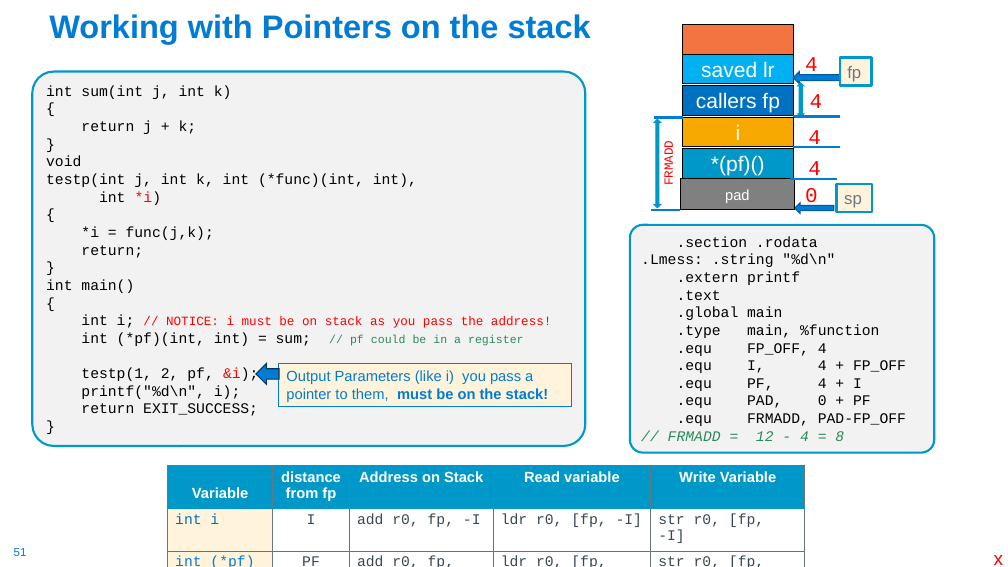
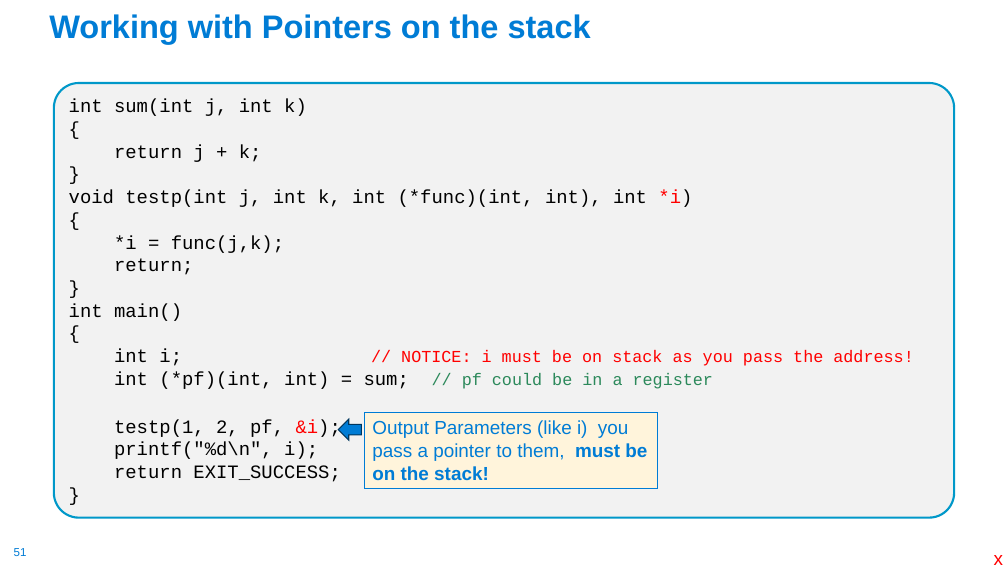
Before and after one commit to cse30-sp24/Muller-Slides, a slide deck: slide 51 of 07-Arm-Part4.pptx. Drawn at 1008x567 pixels with LibreOffice and Linux fonts; fonts in the diff are those of the drawing. Boxes give left, top, right and bottom in pixels: in the first picture for what was removed or moved away, otherwise in the second. Text is boxed around its words. In the diff, an @@ line names an element or a change of style, - is before the commit and + after.

```diff
--- a/07-Arm-Part4.pptx
+++ b/07-Arm-Part4.pptx
@@ group removed at [683,25,872,180]: 6 rectangles, 4 texts, 3 lines, 1 left arrow, 1 up down arrow @@
-saved lr
-callers fp
-4
-4
-i
-4
-*(pf)()
-4
-fp
@@ rounded rectangle "int sum(int j, int k)": place and size @@
-rounded rectangle "int sum(int j, int k)" at [33,72,585,446]
+rounded rectangle "int sum(int j, int k)" at [54,83,954,518]
@@ text in rounded rectangle at [69,99,913,482]: size 14 to 18 pt in "int sum(int j, int k)", "{", "return j + k;", "}" and 12 more places; size 12 to 16 pt in "// NOTICE: i must be on stack ..."; size 11 to 16 pt in "// pf could be in a register" @@
@@ group removed at [651,117,683,209]: 2 lines, 1 up down arrow, 1 text @@
-FRMADD
@@ rectangle removed at [681,179,794,210] @@
-pad
@@ line removed from (790, 179) to (837, 179) @@
@@ text in rounded rectangle at [69,190,692,207]: text changed; size 14 to 18 pt @@
-void
-testp(int j, int k, int (*func)(int, int),
-int *i)
+void testp(int j, int k, int (*func)(int, int), int *i)
@@ left arrow removed at [795,203,834,213] @@
@@ text removed at [805,187,818,209] @@
-0
@@ rectangle removed at [837,184,873,212] @@
-sp
@@ rounded rectangle removed at [630,225,935,452] @@
-.section .rodata
-.Lmess: .string "%d\n"
-.extern printf
-.text
-.global main
-.type main, %function
-.equ FP_OFF, 4
-.equ I, 4 + FP_OFF
-.equ PF, 4 + I
-.equ PAD, 0 + PF
-.equ FRMADD, PAD-FP_OFF
-// FRMADD = 12 - 4 = 8
@@ right arrow: place and size @@
-right arrow at [256,364,280,385]
+right arrow at [338,419,361,440]
@@ rectangle "Output Parameters (like i) you ...": place and size @@
-rectangle "Output Parameters (like i) you ..." at [279,364,572,407]
+rectangle "Output Parameters (like i) you ..." at [365,412,658,488]
@@ rectangle "Output Parameters (like i) you ..." at [365,412,658,488]: size 14 to 18 pt @@
@@ table removed at [168,465,805,567], 3 rows, 5 columns @@
-Variable | distance from fp | Address on Stack | Read variable | Write Variable
-int i | I | add r0, fp, -I | ldr r0, [fp, -I] | str r0, [fp, -I]
-int (*pf)() | PF | add r0, fp, -PF | ldr r0, [fp, -PF] | str r0, [fp, -PF]
```
Also in this commit, not shown: 30 other slides changed, 5 slides added, 3 other files.
